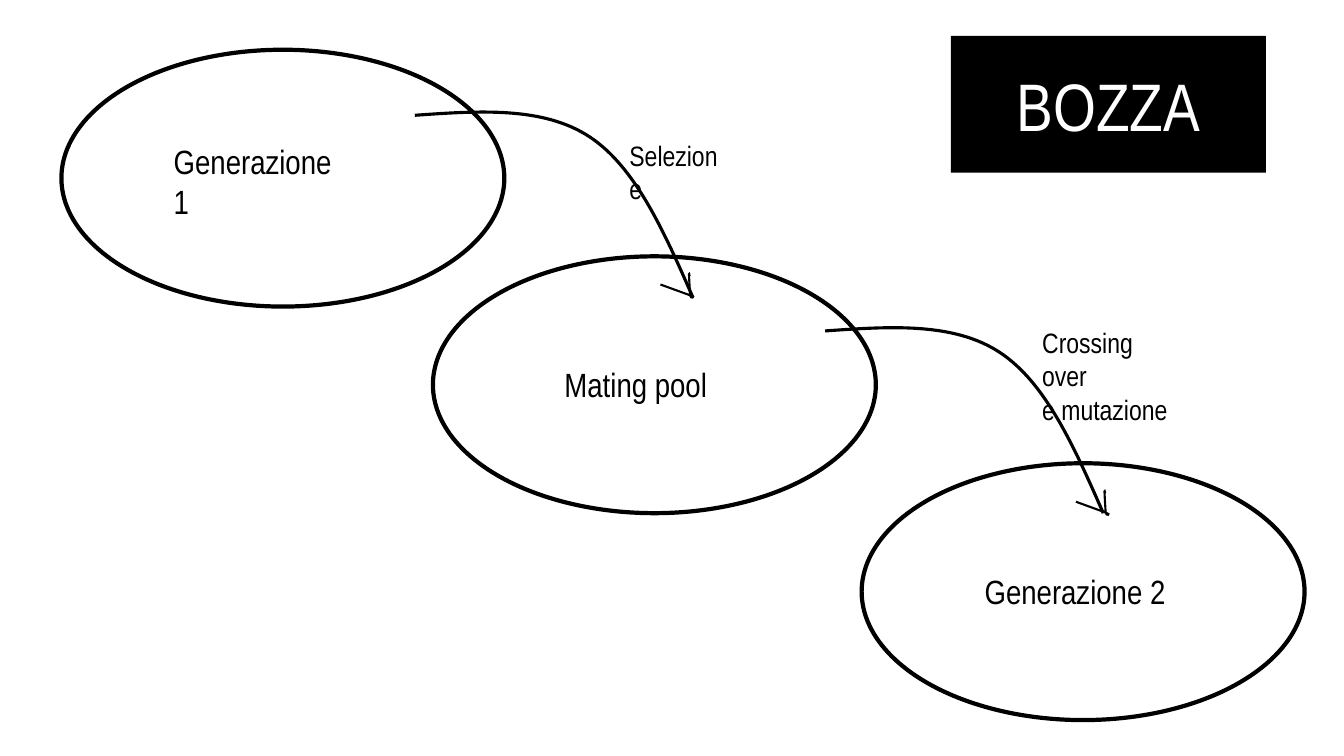
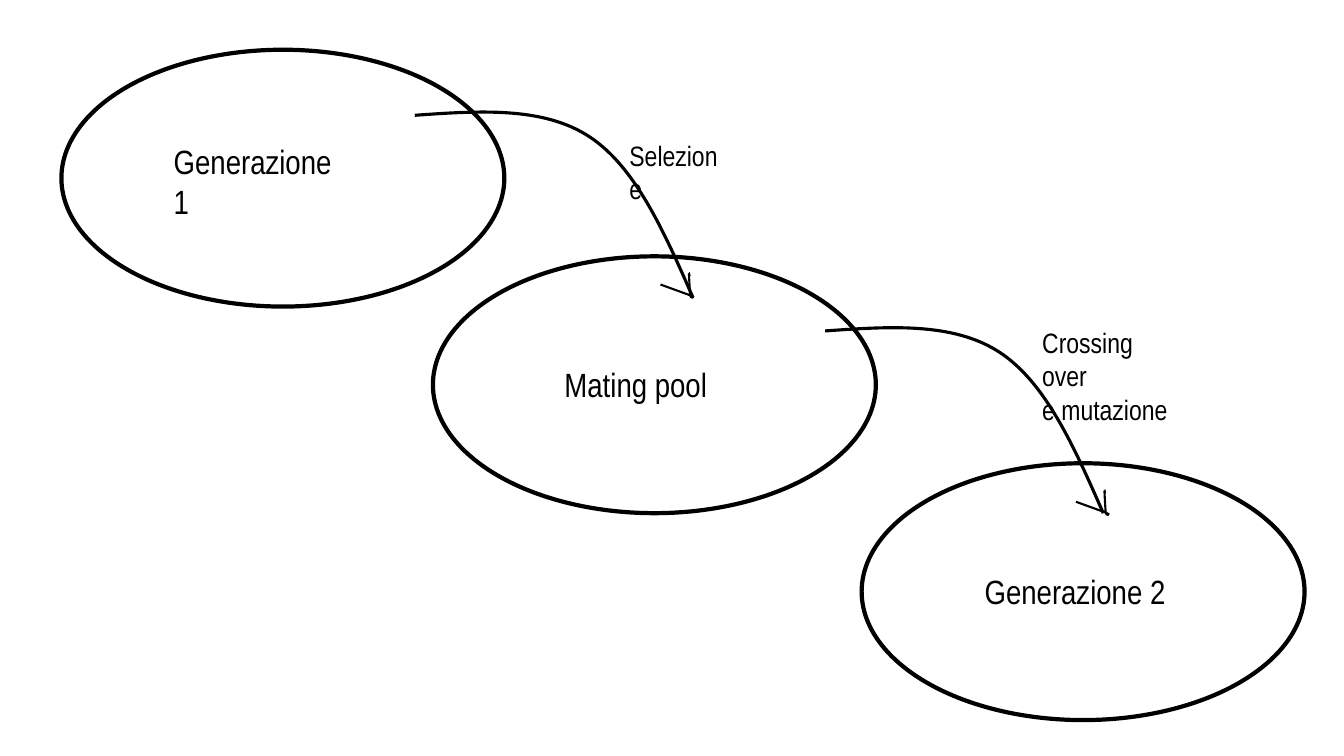
Before and after one commit to Teiolass/tesina, a slide deck: slide 32 of Presentazioni/Algoritmi genetici.pptx. Drawn at 1344x756 pixels with LibreOffice and Linux fonts; fonts in the diff are those of the drawing. Boxes give left, top, right and bottom in pixels: in the first picture for what was removed or moved away, otherwise in the second. Text is boxed around its words. In the diff, an @@ line names an element or a change of style, - is before the commit and + after.

```diff
--- a/Presentazioni/Algoritmi genetici.pptx
+++ b/Presentazioni/Algoritmi genetici.pptx
@@ rectangle removed at (951,36,1265,173) @@
-BOZZA
```
Also in this commit, not shown: 7 other slides changed, 2 slides added, 2 slides removed, 2 other files.
